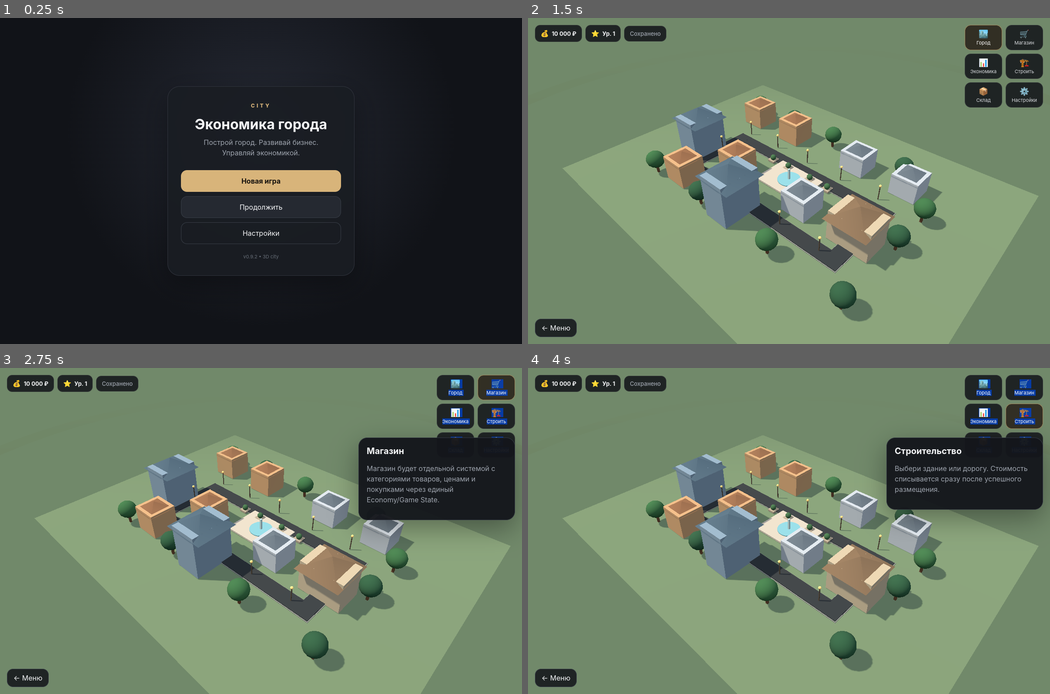
Above: before the commit, frames 1-4 (two rows, left to right).
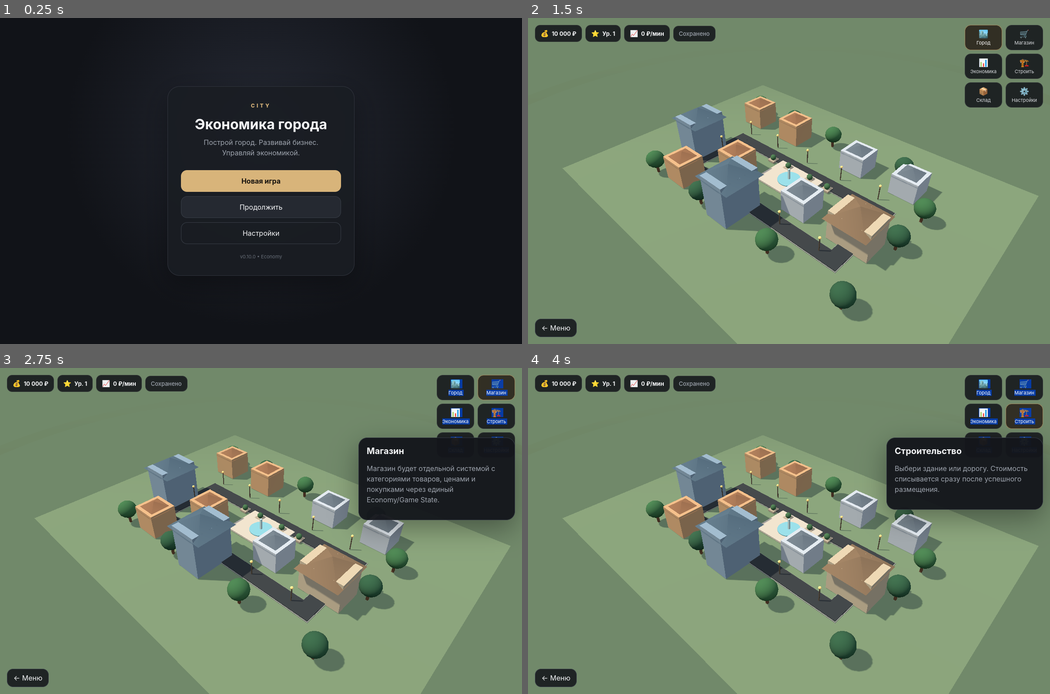
Above: after the commit, the same moments.

Repository: Mahti01/My-clicker
Game: browser game, page index.html
Two runs of this game, one before a commit and one after it. Both use one fixed random seed, a clock stepped at 60 frames per second and the inputs below.
Inputs (mouse positions are in pixels of both pictures, inside the frame that each line leads up to):
- Up to frame 1 (0.25 s): no input
- Up to frame 2 (1.5 s): move the mouse to (789, 200) at 1.07 s; click "Новая игра" at 1.27 s
- Up to frame 3 (2.75 s): move the mouse to (156, 498) at 1.67 s; click "📊 Экономика" at 1.87 s; press the mouse at (365, 482) at 2.27 s; release the mouse at (261, 465) at 2.4 s; click "🛒 Магазин" at 2.47 s
- Up to frame 4 (4 s): move the mouse to (867, 596) at 2.87 s; click "🏙️ Город" at 3.07 s; move the mouse to (658, 612) at 3.47 s; click "🏗️ Строить" at 3.67 s

The runs differ from the first frame. In frame 1, less than 0.1% of the frame differs, in the area x 46-54%, y 72-74%; in frame 2, 0.5%, in the area x 18-36%, y 2-8%; in frame 3, 0.5%; in frame 4, 0.5%.
Error in both runs: TypeError: this.world.addEventListener is not a function

Commit message:
Bump game to version 0.10.0

Diff:
--- a/index.html
+++ b/index.html
@@ -5,16 +5,16 @@
 <meta name="viewport" content="width=device-width,initial-scale=1,viewport-fit=cover,user-scalable=no">
 <meta name="theme-color" content="#111318">
 <title>City Economy</title>
-<link rel="stylesheet" href="./css/style.css?v=0.9.2">
+<link rel="stylesheet" href="./css/style.css?v=0.10.0">
 </head>
 <body>
 <div id="app" class="app">
 <section id="main-menu" class="screen screen--menu">
 <div class="menu-card"><div class="brand-mark">CITY</div><h1>Экономика города</h1><p>Построй город. Развивай бизнес. Управляй экономикой.</p>
 <div class="menu-actions"><button class="button button--primary" data-action="new-game">Новая игра</button><button class="button" data-action="continue-game" id="continue-button">Продолжить</button><button class="button button--ghost" data-action="settings">Настройки</button></div>
-<div class="menu-version">v0.9.2 • 3D city</div></div></section>
+<div class="menu-version">v0.10.0 • Economy</div></div></section>
 <section id="game-screen" class="screen screen--game hidden">
-<header class="topbar"><div class="stat"><span class="stat__ …(122 unchanged characters)… el-value">Ур. 1</span></div><div class="topbar__status" id="save-status">Сохранено</div></header>
+<header class="topbar"><div class="stat"><span class="stat__ …(122 unchanged characters)… el-value">Ур. 1</span></div><div class="stat"><span class="stat__icon">📈</span><span id="income-value">0 ₽/мин</span></div><div class="topbar__status" id="save-status">Сохранено</div></header>
 <main id="world" class="world" aria-label="Игровой мир">
 <canvas id="world-canvas" class="world__canvas" width="1100" height="760" aria-label="Изометрическая карта города"></canvas>
 <div id="world-message" class="world-message"></div>
